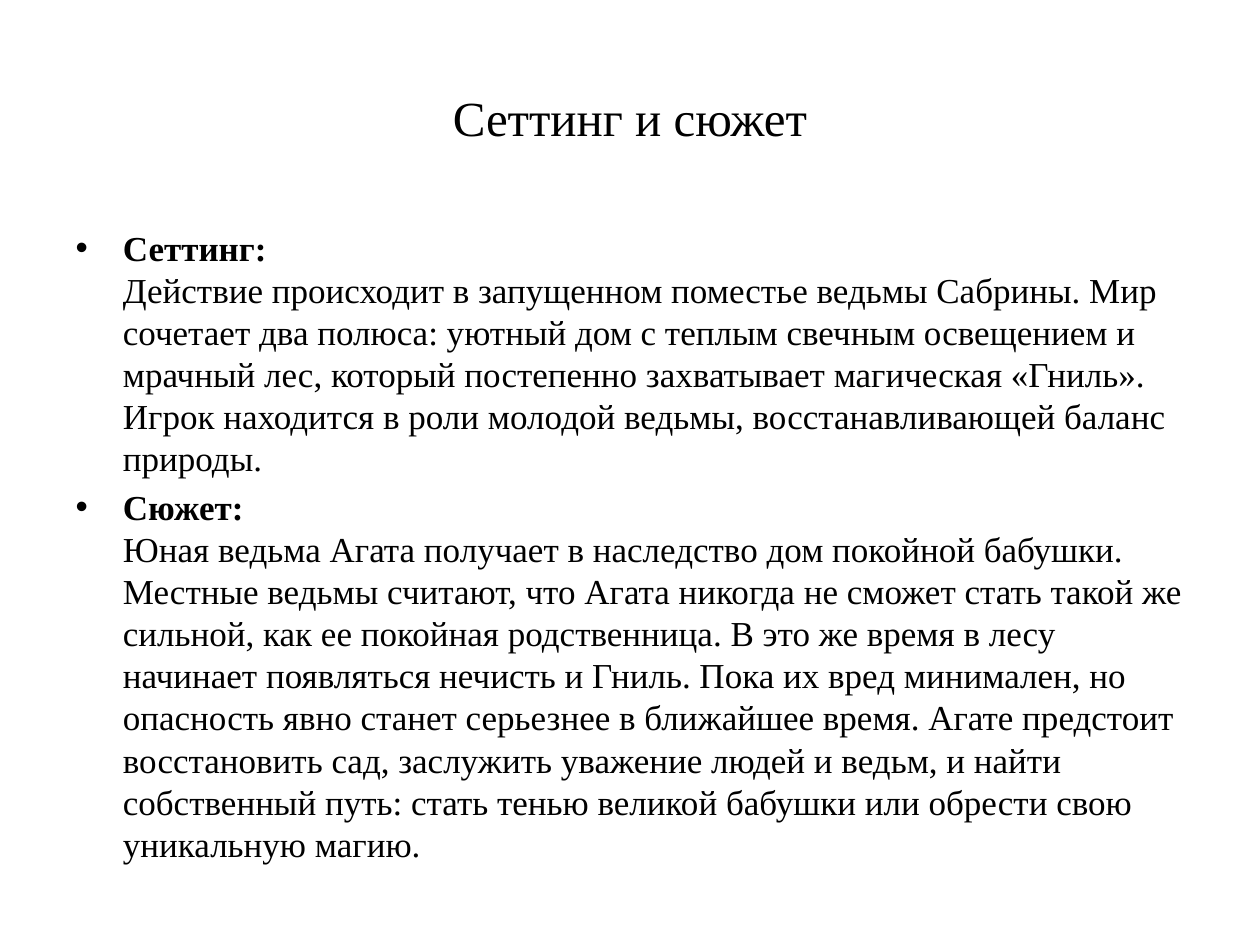
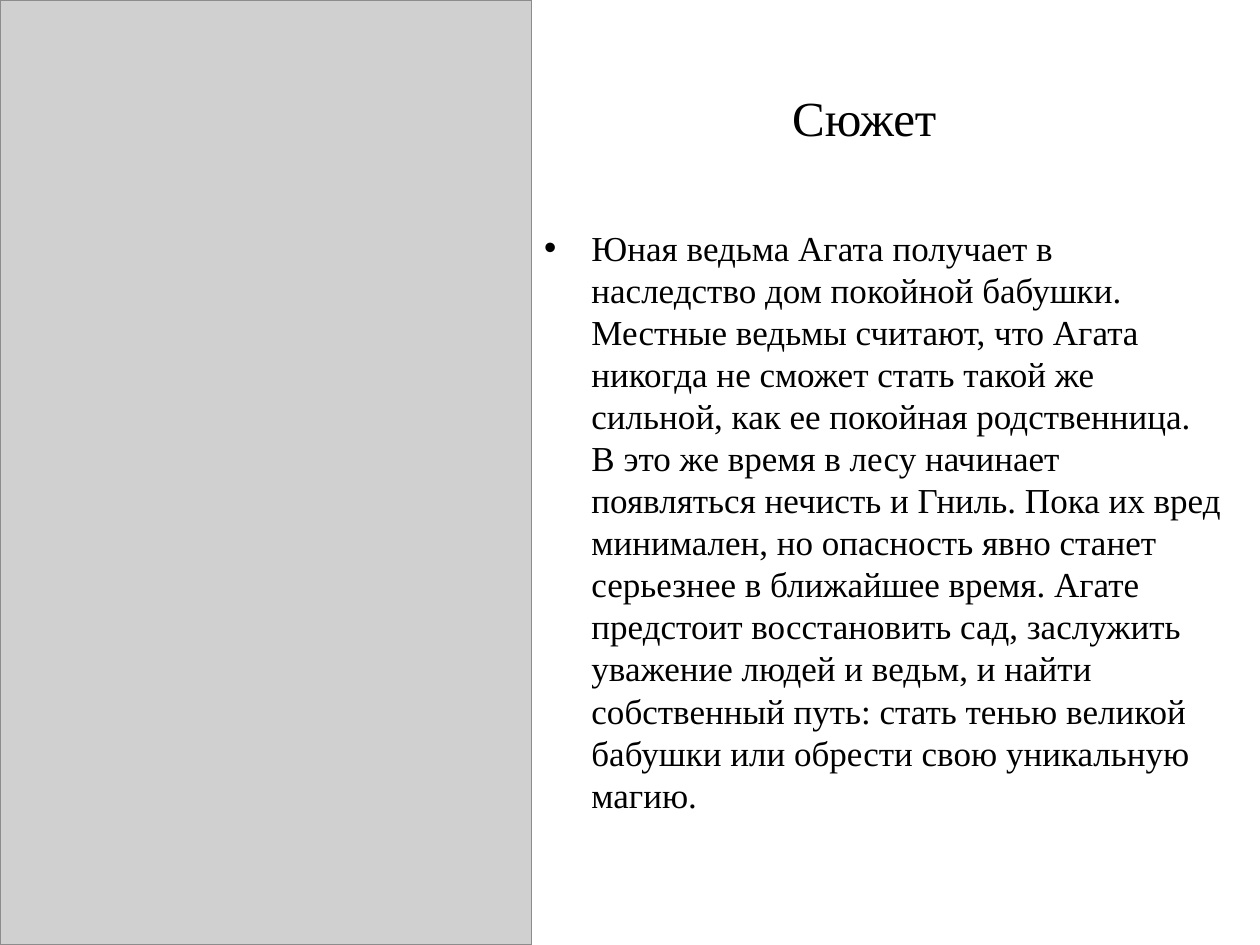
Before and after one commit to Sofiya-Chiffa/homeworks, a slide deck: slide 3 of жильцова презентация.pptx. Drawn at 1260x945 pixels with LibreOffice and Linux fonts; fonts in the diff are those of the drawing; grey boxes stand for pictures. Boxes give left, top, right and bottom in pixels: in the first picture for what was removed or moved away, otherwise in the second. Text is boxed around its words. In the diff, an @@ line names an element or a change of style, - is before the commit and + after.

```diff
--- a/жильцова презентация.pptx
+++ b/жильцова презентация.pptx
@@ picture added at (0,0,532,945) @@
@@ title at (792,103,936,137): text changed @@
-Сеттинг и сюжет
+Сюжет
@@ text at (591,237,1221,809): text changed @@
-• Сеттинг:
-  Действие происходит в запущенном поместье ведьмы Сабрины. Мир сочетает два полюса: уютный дом с теплым свечным освещением и мрачный лес, который постепенно захватывает магическая «Гниль». Игрок находится в роли молодой ведьмы, восстанавливающей баланс природы.
-• Сюжет:
-  Юная ведьма Агата получает в наследство дом покойной бабушки. Местные ведьмы считают, что Агата никогда не сможет стать такой же сильной, как ее покойная родственница. В это же время в лесу начинает появляться нечисть и Гниль. Пока их вред минимален, но опасность явно станет серьезнее в ближайшее время. Агате предстоит восстановить сад, заслужить уважение людей и ведьм, и найти собственный путь: стать тенью великой бабушки или обрести свою уникальную магию.
+• Юная ведьма Агата получает в наследство дом покойной бабушки. Местные ведьмы считают, что Агата никогда не сможет стать такой же сильной, как ее покойная родственница. В это же время в лесу начинает появляться нечисть и Гниль. Пока их вред минимален, но опасность явно станет серьезнее в ближайшее время. Агате предстоит восстановить сад, заслужить уважение людей и ведьм, и найти собственный путь: стать тенью великой бабушки или обрести свою уникальную магию.
```
Also in this commit, not shown: 7 other slides changed.
